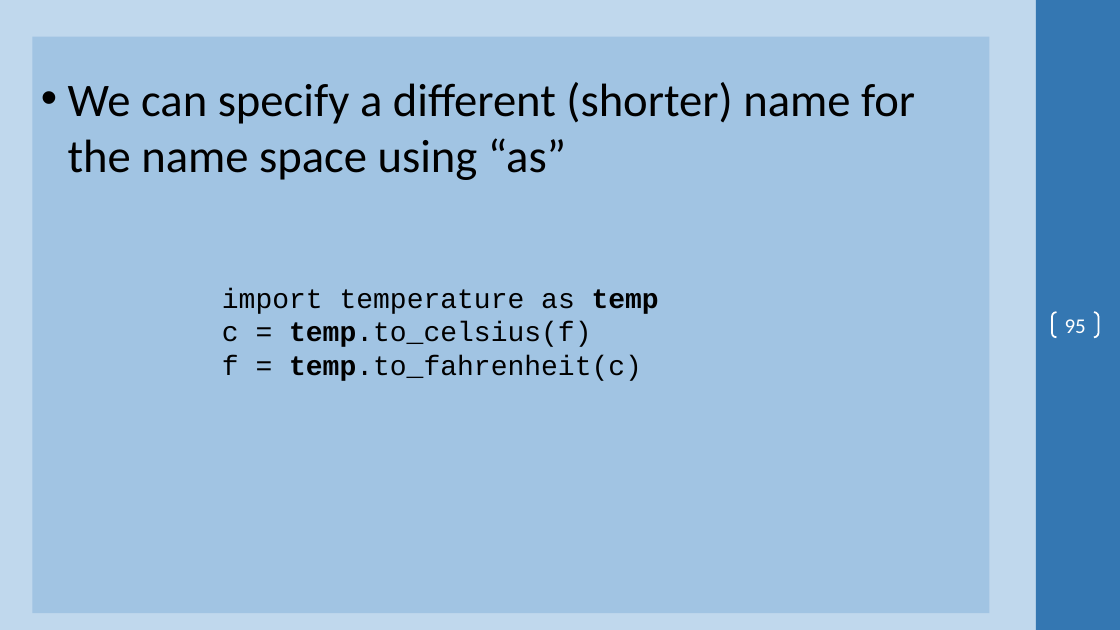
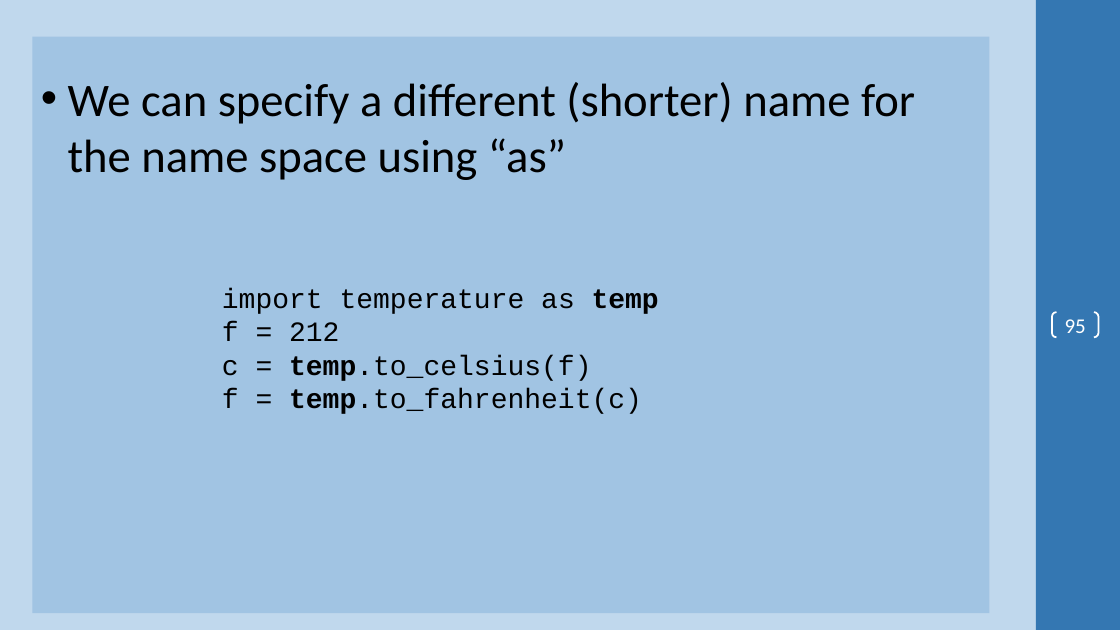
Before and after one commit to ProfSingletary/2023SpringNetworkScripting5Fridays, a slide deck: slide 95 of Day2.pptx. Drawn at 1120x630 pixels with LibreOffice and Linux fonts; fonts in the diff are those of the drawing; background and template pictures are left out. Boxes give left, top, right and bottom in pixels: in the first picture for what was removed or moved away, otherwise in the second. Text is boxed around its words. In the diff, an @@ line names an element or a change of style, - is before the commit and + after.

```diff
--- a/Day2.pptx
+++ b/Day2.pptx
@@ text at (x1=222, y1=321, x2=339, y2=341): paragraph added @@
+f = 212
```
Also in this commit, not shown: 11 other slides changed, 2 other files.
